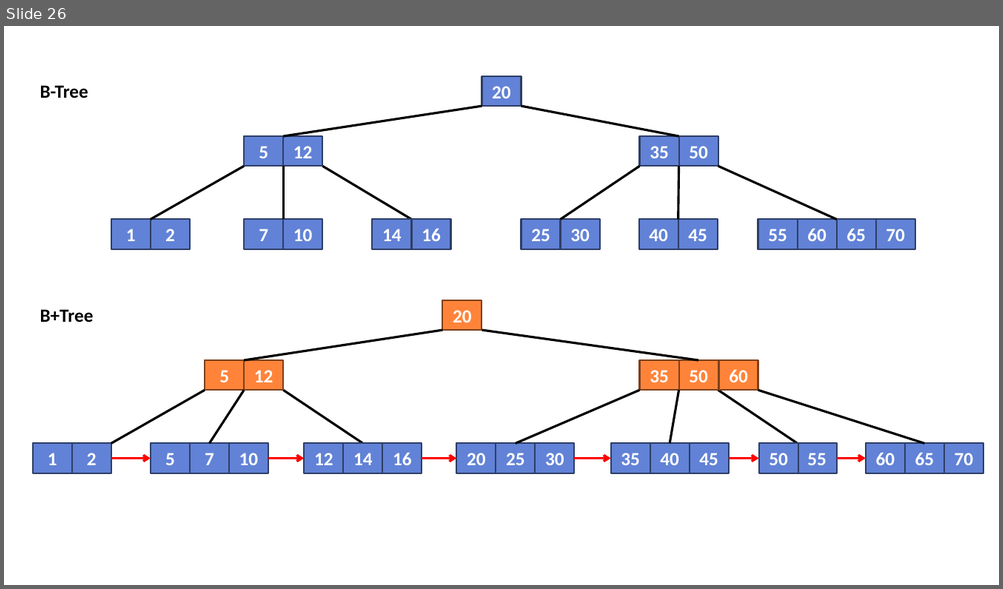
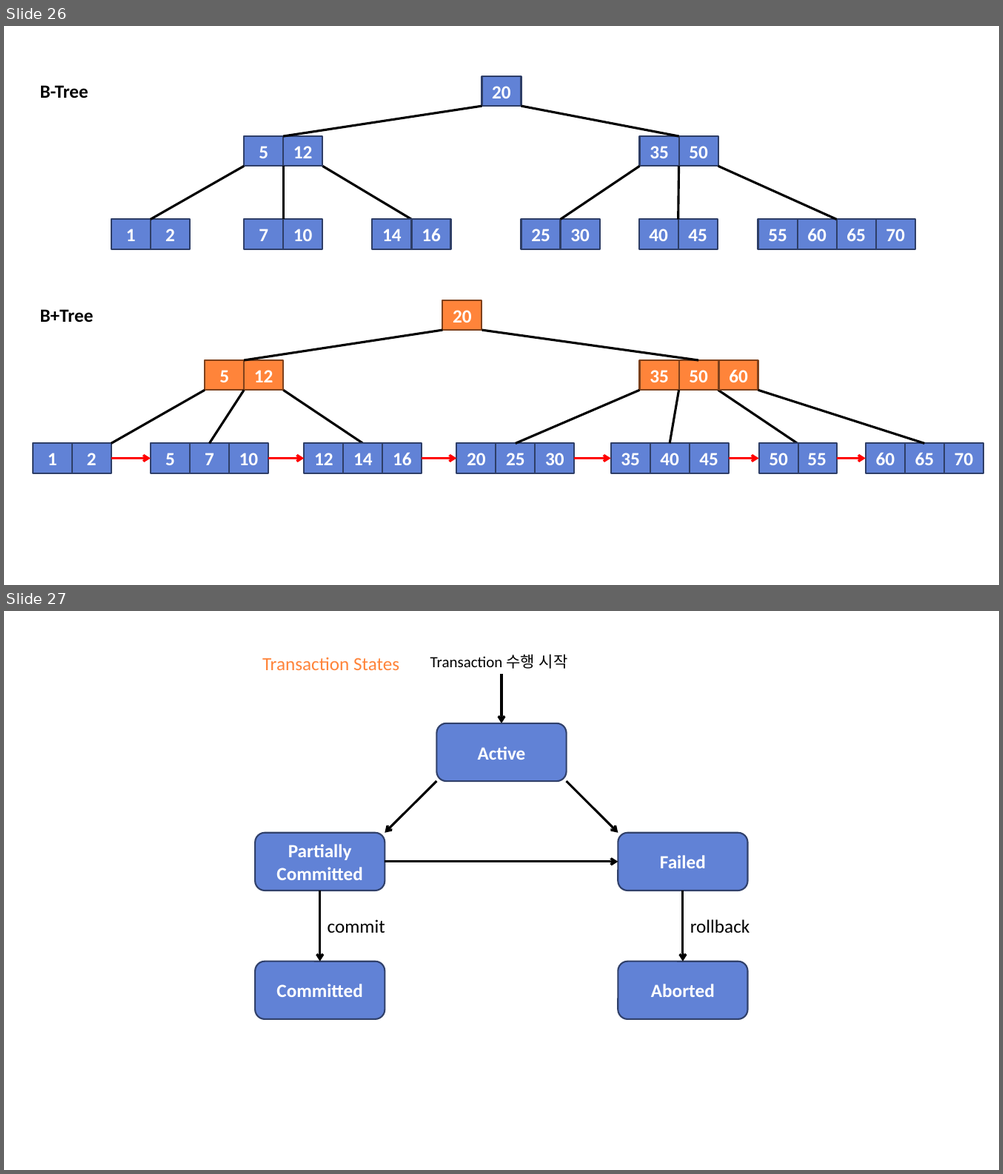
Before and after one commit to Nephelai/nephelai.github.io, a slide deck: etc/images.pptx. Shown one above the other, each under a label of ours: slide 26 before the commit, slides 26 and 27 after it. The pictures are 1003x589 and 1003x1174 pixels, drawn with LibreOffice and Linux fonts; fonts in the diff are those of the drawing. Boxes give left, top, right and bottom in pixels: in the first picture for what was removed or moved away, otherwise in the second. Text is boxed around its words. In the diff, an @@ line names an element or a change of style, - is before the commit and + after.

Commit message:
add image "transaction states"

```diff
--- a/etc/images.pptx
+++ b/etc/images.pptx
@@ slide 27 added at (4,611,999,1170), background #FFFFFF @@
@@ text added at (430,654,568,669), 15 pt, text #000000 @@
+Transaction 수행 시작
@@ text added at (262,657,399,670), 18 pt, text #FF843A @@
+Transaction States
@@ arrow added from (502, 674) to (502, 723), #000000 2.25 pt @@
@@ rounded rectangle added at (437,723,566,782), fill #6182D6, outline #30416A 1.5 pt, 18 pt, text #FFFFFF, bold @@
+Active
@@ arrow added from (437, 781) to (384, 832), #000000 2.25 pt @@
@@ arrow added from (566, 781) to (618, 832), #000000 2.25 pt @@
@@ rounded rectangle added at (255,832,384,891), fill #6182D6, outline #30416A 1.5 pt, 18 pt, text #FFFFFF, bold @@
+Partially Committed
@@ rounded rectangle added at (618,832,748,891), fill #6182D6, outline #30416A 1.5 pt, 18 pt, text #FFFFFF, bold @@
+Failed
@@ arrow added from (384, 862) to (618, 862), #000000 2.25 pt @@
@@ arrow added from (319, 891) to (319, 962), #000000 2.25 pt @@
@@ arrow added from (683, 891) to (683, 962), #000000 2.25 pt @@
@@ text added at (327,920,385,933), 18 pt, text #000000 @@
+commit
@@ text added at (690,920,750,934), 18 pt, text #000000 @@
+rollback
@@ rounded rectangle added at (255,962,384,1020), fill #6182D6, outline #30416A 1.5 pt, 18 pt, text #FFFFFF, bold @@
+Committed
@@ rounded rectangle added at (618,962,748,1020), fill #6182D6, outline #30416A 1.5 pt, 18 pt, text #FFFFFF, bold @@
+Aborted
```
Also in this commit, not shown: 1 other file.
